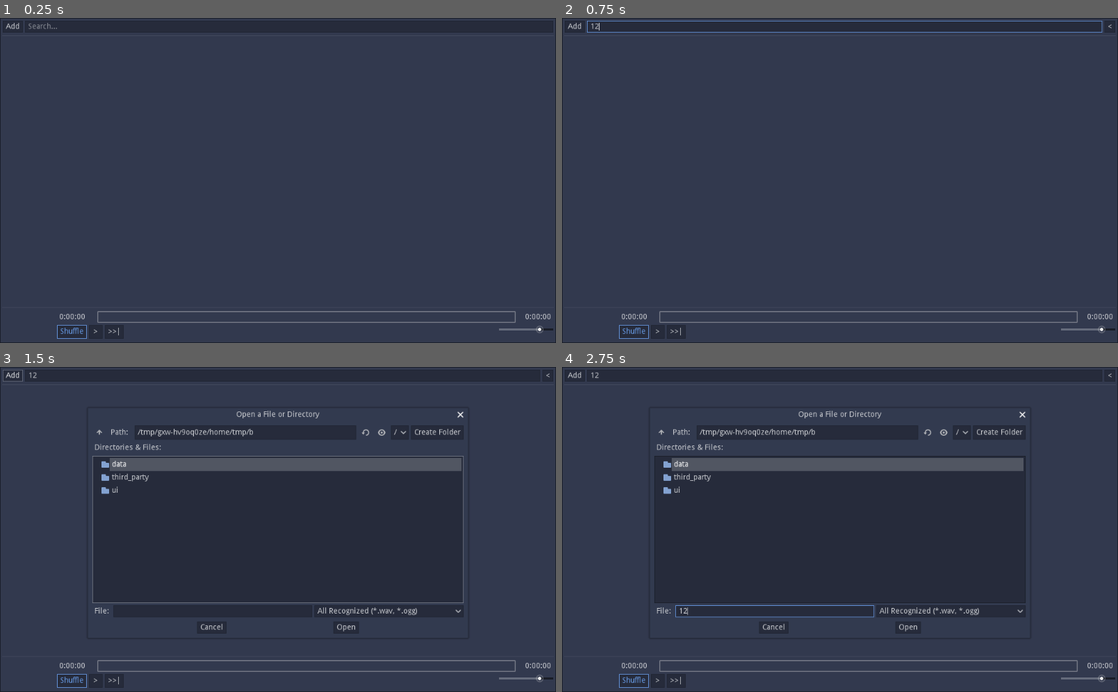
Above: before the commit, frames 1-4 (two rows, left to right).
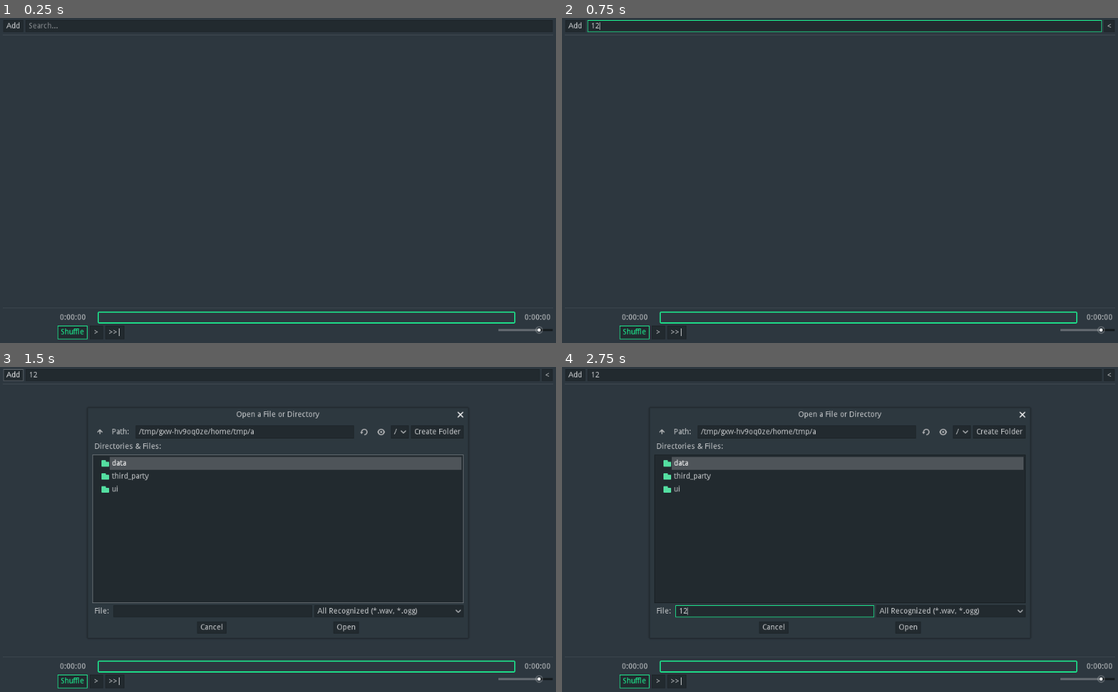
Above: after the commit, the same moments.

Repository: Wcubed/simple_music_player
Game: Godot game, scene res://ui/main.tscn
Same seed, same stepped clock (60 frames per second), same inputs: the game is played once before the commit and once after it.
Inputs (mouse positions are in pixels of both pictures, inside the frame that each line leads up to):
- Up to frame 1 (0.25 s): no input
- Up to frame 2 (0.75 s): click (851, 27) at 0.52 s; type "12" at 0.6 s
- Up to frame 3 (1.5 s): click "Add" at 1.25 s
- Up to frame 4 (2.75 s): click (773, 610) at 2.02 s; type "12" at 2.1 s

The runs differ from the first frame. In frame 1, 1.8% of the frame differs, in the area x 0-100%, y 0-100%; in frame 2, 2.4%; in frame 3, 3.4%; in frame 4, 3.5%.

Commit message:
* Song titles now have spaces instead of underscores. And no longer have the file extension.

Diff:
--- a/data/background_worker/background_worker.gd
+++ b/data/background_worker/background_worker.gd
@@ -8,6 +8,7 @@
 #   path: directory or file to scan.
 # result:
 #   songs: Array of found `Songs`
+#
 # type: TASK_LOAD_COVER_IMAGE - load a cover image for a song, if it exists.
 # task:
 #   path: path to the song to load thee cover image for.
@@ -133,7 +134,11 @@
 
 func _thread_scan_song(path: String):
 	path = ProjectSettings.globalize_path(path)
-	var song := Song.new(path, path.get_file())
+
+	# Title is the filename without extension, and spaces instead of underscores.
+	var title := path.get_basename().get_file().replace("_", " ")
+
+	var song := Song.new(path, title)
 	_current_result_data.append(song)
 
 
--- a/data/playlist.gd
+++ b/data/playlist.gd
@@ -91,7 +91,7 @@
 
 
 func add_songs(songs: Array):
-	# TODO: reliably Check for duplicates
+	# TODO: reliably Check for duplicates.
 
 	for song in songs:
 		print("Adding: '%s'" % song.title)
--- a/project.godot
+++ b/project.godot
@@ -19,6 +19,7 @@
 run/main_scene="res://ui/main.tscn"
 run/low_processor_mode=true
 config/icon="res://icon.png"
+config/windows_native_icon="res://icon.ico"
 
 [gui]
 
--- a/ui/main.tscn
+++ b/ui/main.tscn
@@ -26,23 +26,23 @@
 wait_time = 0.5
 
 [node name="VBoxContainer" type="VBoxContainer" parent="."]
-margin_left = 5.0
-margin_top = 5.0
-margin_right = 1019.0
-margin_bottom = 595.0
+margin_left = 6.0
+margin_top = 4.0
+margin_right = 1018.0
+margin_bottom = 596.0
 
 [node name="PlaylistUi" parent="VBoxContainer" instance=ExtResource( 4 )]
 anchor_right = 0.0
 anchor_bottom = 0.0
-margin_right = 1014.0
-margin_bottom = 535.0
+margin_right = 1012.0
+margin_bottom = 534.0
 
 [node name="PlaybackControls" parent="VBoxContainer" instance=ExtResource( 2 )]
 anchor_right = 0.0
 anchor_bottom = 0.0
-margin_top = 539.0
-margin_right = 1014.0
-margin_bottom = 590.0
+margin_top = 538.0
+margin_right = 1012.0
+margin_bottom = 592.0
 
 [node name="SongLoadDialog" type="FileDialog" parent="."]
 margin_left = 5.0
--- a/ui/playback_controls.tscn
+++ b/ui/playback_controls.tscn
@@ -40,6 +40,7 @@
 size_flags_horizontal = 3
 size_flags_vertical = 1
 step = 0.0
+value = 10.0
 percent_visible = false
 
 [node name="TotalTimeLabel" type="Label" parent="VBoxContainer/TopContainer"]
Binary file added: icon.ico
Not shown, changed: third_party/GDScriptAudioImport.gd
Binary file added: ui/resources/icon_play.png
Not shown, added: ui/resources/icon_play.png.import
Binary file changed: ui/resources/main_theme.theme
Binary file added: ui/resources/progress_background.png
Not shown, added: ui/resources/progress_background.png.import
Binary file added: ui/resources/progress_foreground.png
Not shown, added: ui/resources/progress_foreground.png.import
Not shown, changed: README.md
Not shown, added: ui/resources/progress_foreground.png~
